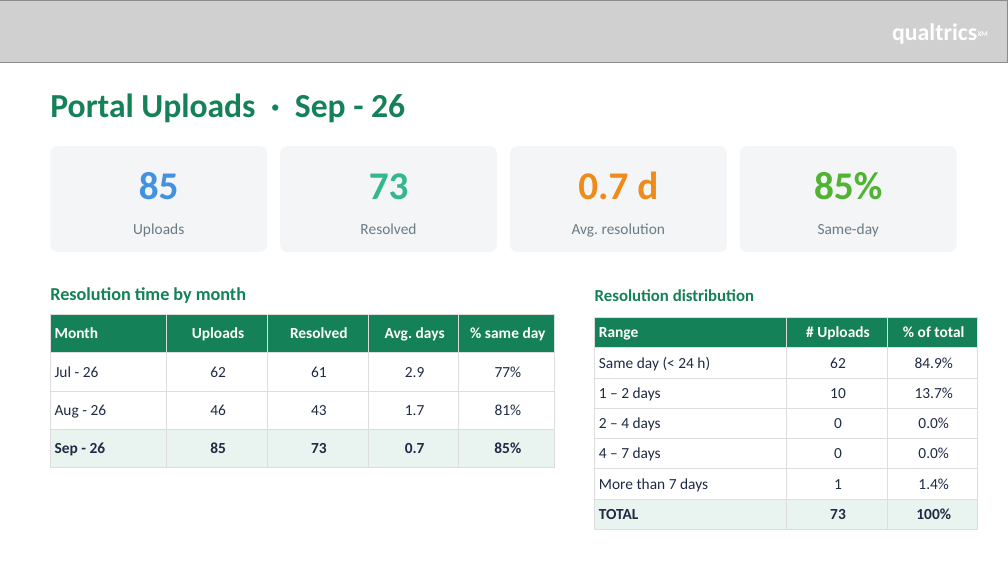
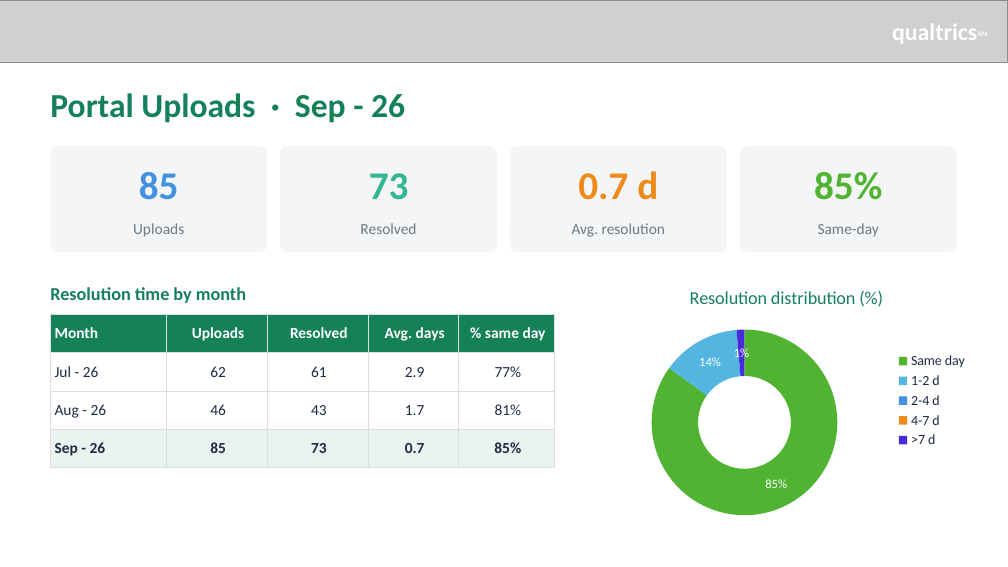
Before and after one commit to dreimers178/Finanzas, a slide deck: slide 1 of Portal_Metrics_Monthly_Sep-26.pptx. Drawn at 1008x567 pixels with LibreOffice and Linux fonts; fonts in the diff are those of the drawing; grey boxes stand for pictures. Boxes give left, top, right and bottom in pixels: in the first picture for what was removed or moved away, otherwise in the second. Text is boxed around its words. In the diff, an @@ line names an element or a change of style, - is before the commit and + after.

```diff
--- a/Portal_Metrics_Monthly_Sep-26.pptx
+++ b/Portal_Metrics_Monthly_Sep-26.pptx
@@ text removed at (x1=595, y1=289, x2=754, y2=301) @@
-Resolution distribution
@@ doughnut chart added at (x1=595, y1=272, x2=978, y2=529) @@
+title "Resolution distribution (%)"
+categories: Same day, 1-2 d, 2-4 d, 4-7 d, >7 d
+Series 1: 85, 14, 0, 0, 1
@@ table removed at (x1=595, y1=318, x2=978, y2=523), 7 rows, 3 columns @@
-Range | # Uploads | % of total
-Same day (< 24 h) | 62 | 84.9%
-1 – 2 days | 10 | 13.7%
-2 – 4 days | 0 | 0.0%
-4 – 7 days | 0 | 0.0%
-More than 7 days | 1 | 1.4%
-TOTAL | 73 | 100%
```
Also in this commit, not shown: 1 other slide changed, 5 other files.
